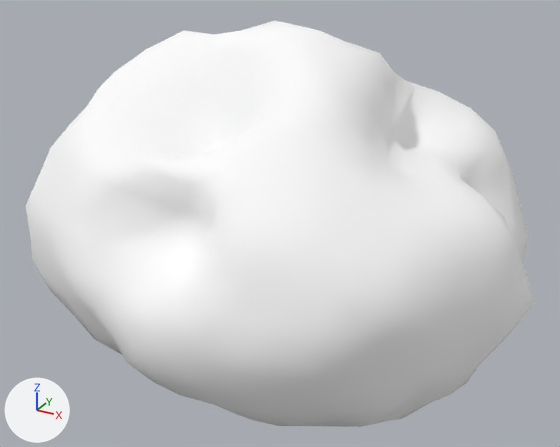
The glTF model assets/asteroids/asteroid_med_20.glb as it was, and as the next commit left it.
Both versions are drawn from a 50 mm lens placed at (1.59, -2.97, 1.51), pointed at (-0.02, -0.04, 0.04). Arrows for +X, +Y and +Z are at lower left; the lights stay in place. The picture after the commit comes second. Vertices at exactly the same position are counted once.

Names of what the first picture shows: 'asteroid_med_20'.
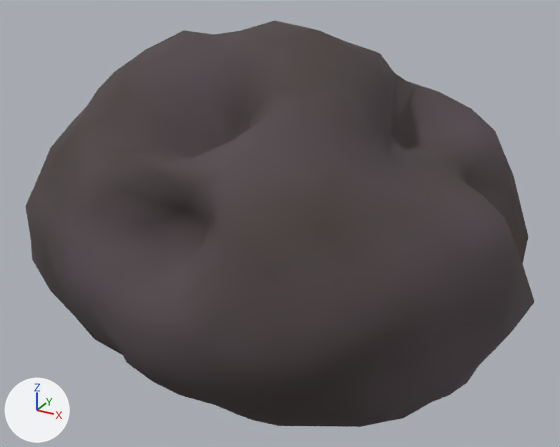
Location of each change, [x1, y1, x2, y2] in pixels of the pictures (560 x 447 px):
'asteroid_med_20', recoloured (darker): [25, 21, 534, 427] in both

Edits to the bpy script that builds the scene:
```text
Change mat_rock_asteroid_med_20:
    where n0 = _N.new('ShaderNodeBsdfPrincipled'); n0.name = 'Principled BSDF'
    remove n0.inputs[0].default_value = (1.0, 1.0, 1.0, 1.0)  # 'Base Color', white #ffffff
    n0.inputs[1].default_value: 0.0174 -> 0.0151  # 'Metallic'
    n0.inputs[2].default_value: 0.903 -> 0.912  # 'Roughness'
    add n2 = _N.new('ShaderNodeVertexColor'); n2.name = 'Color Attribute'
    add _L.new(n2.outputs[0], n0.inputs[0])  # 'Color' to 'Base Color'
Change me_icosphere:
    where me_icosphere.from_pydata(...)  # 642 vertices, 1280 faces; spans x -1.21..1.14, y -1.07..1.0, z -0.8..0.96
    used by ob_asteroid_med_20; location = (0.0, 0.0, 0.0)
    me_icosphere part 1: vertex colours changed
```
